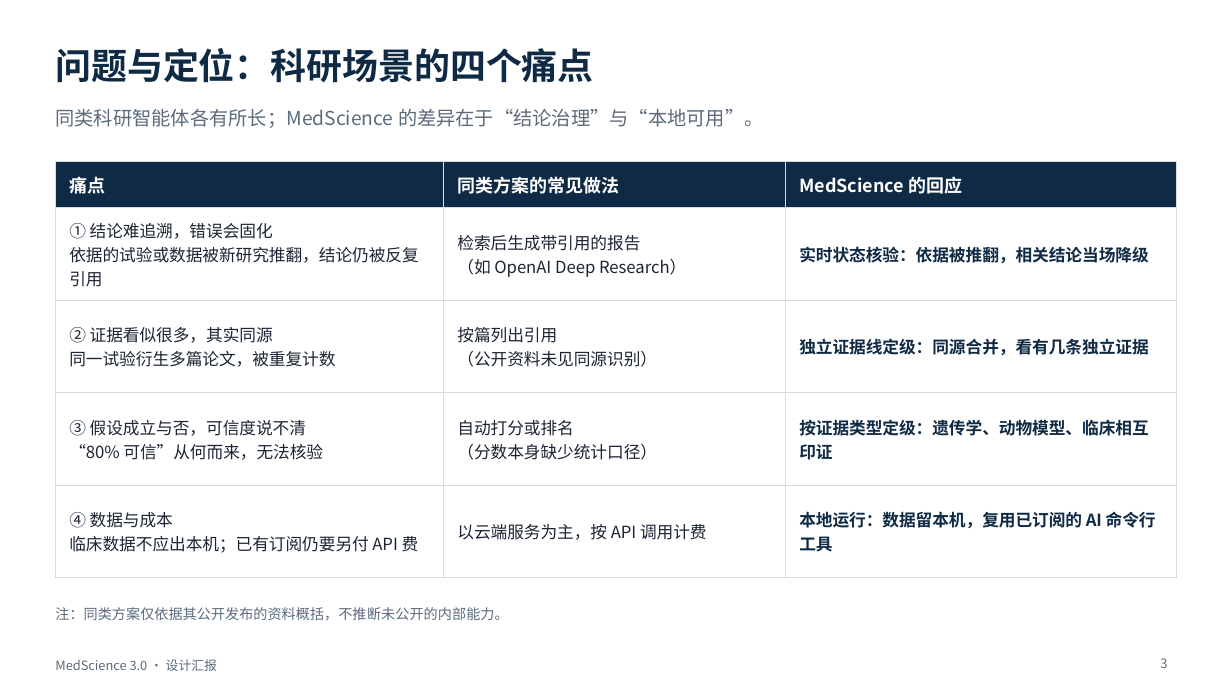
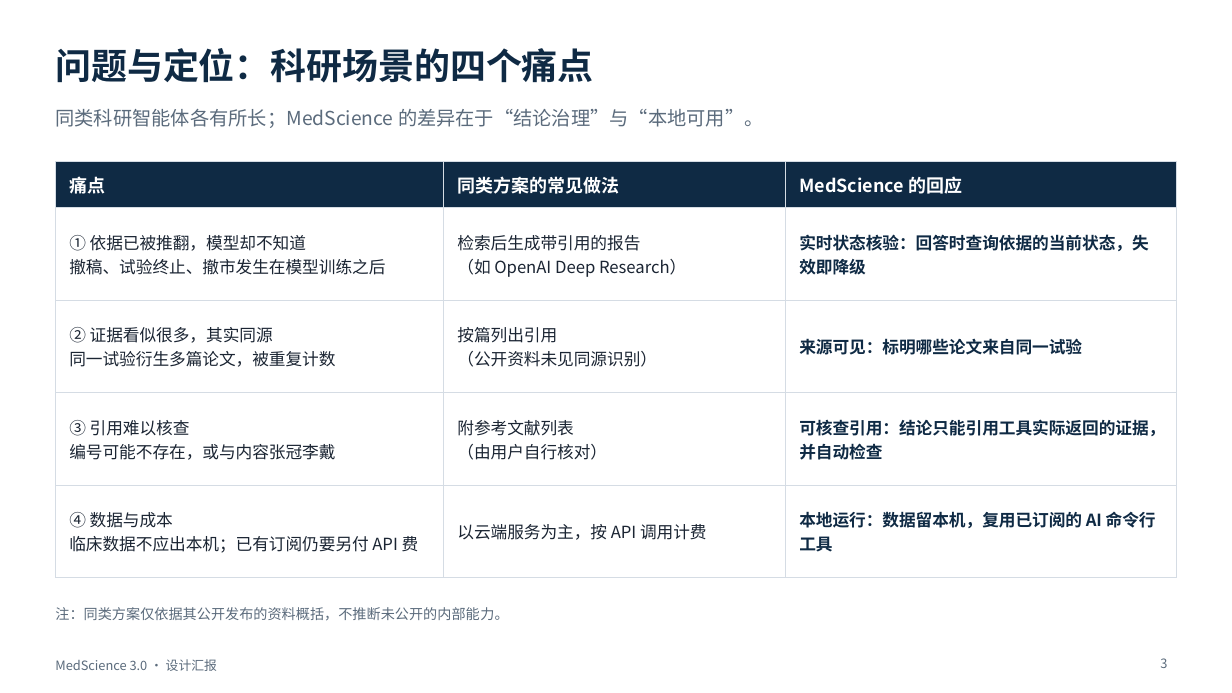
Before and after one commit to BenjaminDuo/MedScience, a slide deck: slide 3 of docs/presentation/MedScience-3.0-设计汇报.pptx. Drawn at 1232x693 pixels with LibreOffice and Linux fonts; fonts in the diff are those of the drawing. Boxes give left, top, right and bottom in pixels: in the first picture for what was removed or moved away, otherwise in the second. Text is boxed around its words. In the diff, an @@ line names an element or a change of style, - is before the commit and + after.

```diff
--- a/docs/presentation/MedScience-3.0-设计汇报.pptx
+++ b/docs/presentation/MedScience-3.0-设计汇报.pptx
@@ table at (55,162,1177,557) @@
-row 2, column 1: ① 结论难追溯，错误会固化 / 依据的试验或数据被新研究推翻，结论仍被反复引用
+row 2, column 1: ① 依据已被推翻，模型却不知道 / 撤稿、试验终止、撤市发生在模型训练之后
-row 2, column 3: 实时状态核验：依据被推翻，相关结论当场降级
+row 2, column 3: 实时状态核验：回答时查询依据的当前状态，失效即降级
-row 3, column 3: 独立证据线定级：同源合并，看有几条独立证据
+row 3, column 3: 来源可见：标明哪些论文来自同一试验
-row 4: ③ 假设成立与否，可信度说不清 / “80% 可信”从何而来，无法核验 | 自动打分或排名 / （分数本身缺少统计口径） | 按证据类型定级：遗传学、动物模型、临床相互印证
+row 4: ③ 引用难以核查 / 编号可能不存在，或与内容张冠李戴 | 附参考文献列表 / （由用户自行核对） | 可核查引用：结论只能引用工具实际返回的证据，并自动检查
```
Also in this commit, not shown: 7 other slides changed, 7 other files.
